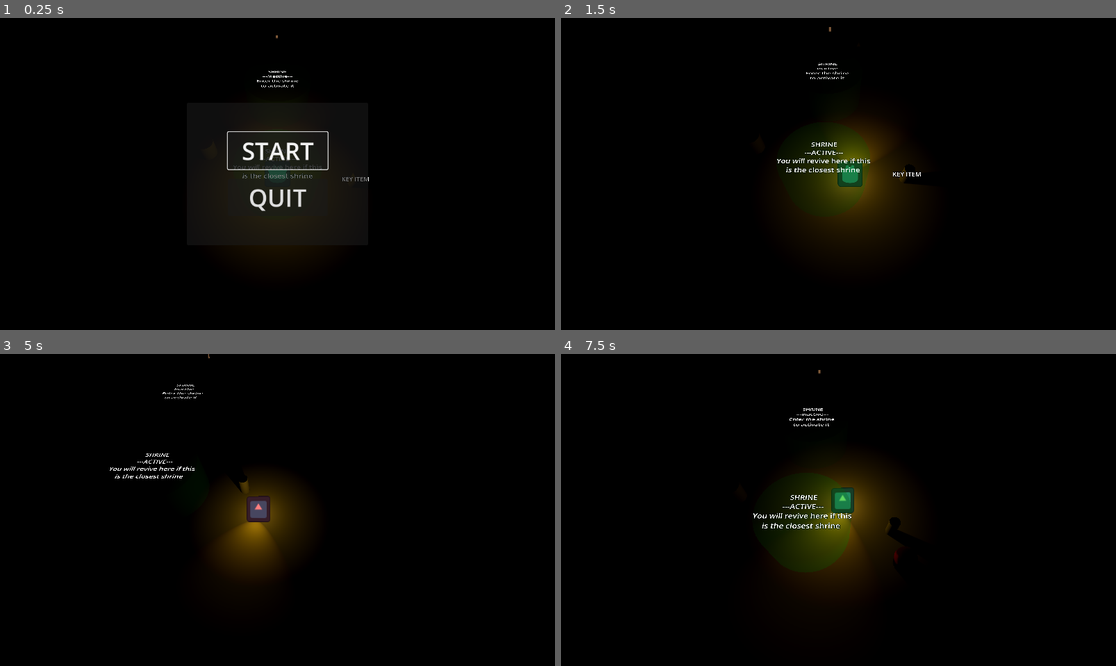
Above: before the commit, frames 1-4 (two rows, left to right).
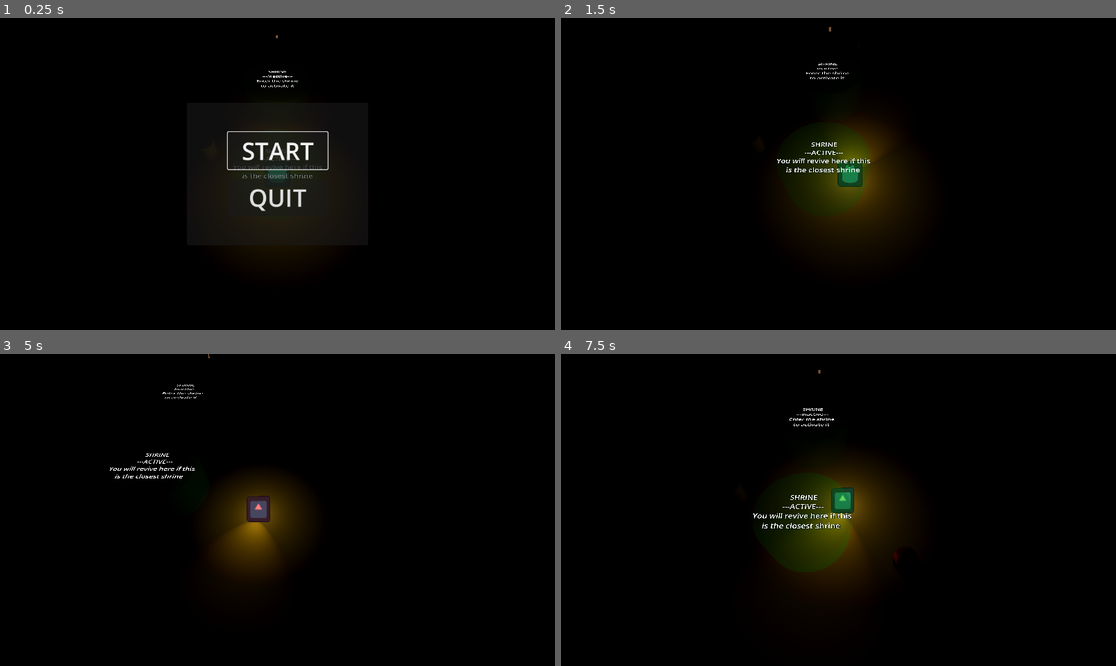
Above: after the commit, the same moments.

Repository: Rusty-Rat-Studios/dead-living-and-dying
Game: Godot game, scene res://game.tscn
Same seed, same stepped clock (60 frames per second), same inputs: the game is played once before the commit and once after it. The engine's default icon, where the game draws it, is replaced by a stand-in: a white triangle on a blue panel in a dark square.
Inputs (mouse positions are in pixels of both pictures, inside the frame that each line leads up to):
- Up to frame 1 (0.25 s): no input
- Up to frame 2 (1.5 s): click "START" at 0.5 s; tap Enter at 1.25 s; move the mouse to (960, 158) at 1.27 s; hold Right (ui_right) from 1.28 s (still down); tap E (interact) at 1.35 s
- Up to frame 3 (5 s): tap Keypad Enter (ui_accept) at 1.52, 2.27, 3.77, 4.52 s; move the mouse to (166, 525) at 2.02 s; release Right (ui_right) at 2.03 s; hold Down (ui_down) 2.03-2.78 s; click (166, 525) at 2.1 s; move the mouse to (333, 441) at 2.77 s; hold Right (ui_right) 2.78-3.53 s; tap Tab at 2.85 s; move the mouse to (249, 572) at 3.52 s; hold Up (ui_up) 3.53-4.28 s; tap E (interact) at 3.6 s; move the mouse to (444, 556) at 4.27 s; press the mouse at (444, 556) at 4.28 s; hold Left (ui_left) from 4.28 s (still down)
- Up to frame 4 (7.5 s): move the mouse to (672, 463) at 5.02 s; release the mouse at (672, 463) at 5.03 s; tap Tab at 5.1, 7.35 s; tap Keypad Enter (ui_accept) at 5.27, 6.77 s; move the mouse to (866, 510) at 5.77 s; release Left (ui_left) at 5.78 s; hold Down (ui_down) 5.78-6.53 s; tap E (interact) at 5.85 s; move the mouse to (755, 432) at 6.52 s; hold Right (ui_right) 6.53-7.28 s; click (755, 432) at 6.6 s; move the mouse to (960, 494) at 7.27 s; hold Up (ui_up) from 7.28 s (still down)

The runs differ from the first frame. In frame 1, less than 0.1% of the frame differs, in the area x 61-67%, y 51-53%; in frame 2, less than 0.1%; in frame 3, less than 0.1%; in frame 4, less than 0.1%, in the area x 58-62%, y 52-60%.

Commit message:
Recreate key_item.tscn as inherited scene of world_item.tscn

Diff:
--- a/items/key_item.tscn
+++ b/items/key_item.tscn
@@ -1,22 +1,5 @@
-[gd_scene load_steps=5 format=3 uid="uid://bwfxerrhc458i"]
+[gd_scene load_steps=2 format=3 uid="uid://bwfkis8dga70e"]
 
-[ext_resource type="PackedScene" uid="uid://c75eretp0162f" path="res://items/item.tscn" id="1_74e80"]
-[ext_resource type="Script" path="res://items/key_item.gd" id="2_knh6c"]
+[ext_resource type="PackedScene" uid="uid://bslonn3bn1m6s" path="res://items/item_world.tscn" id="1_sw4je"]
 
-[sub_resource type="CylinderMesh" id="CylinderMesh_jmy8l"]
-top_radius = 0.25
-bottom_radius = 0.25
-height = 1.0
-
-[sub_resource type="CylinderShape3D" id="CylinderShape3D_vhyqu"]
-height = 1.0
-radius = 0.25
-
-[node name="KeyItem" instance=ExtResource("1_74e80")]
-script = ExtResource("2_knh6c")
-
-[node name="MeshInstance3D" parent="." index="0"]
-mesh = SubResource("CylinderMesh_jmy8l")
-
-[node name="CollisionShape3D" parent="." index="1"]
-shape = SubResource("CylinderShape3D_vhyqu")
+[node name="KeyItem" instance=ExtResource("1_sw4je")]
